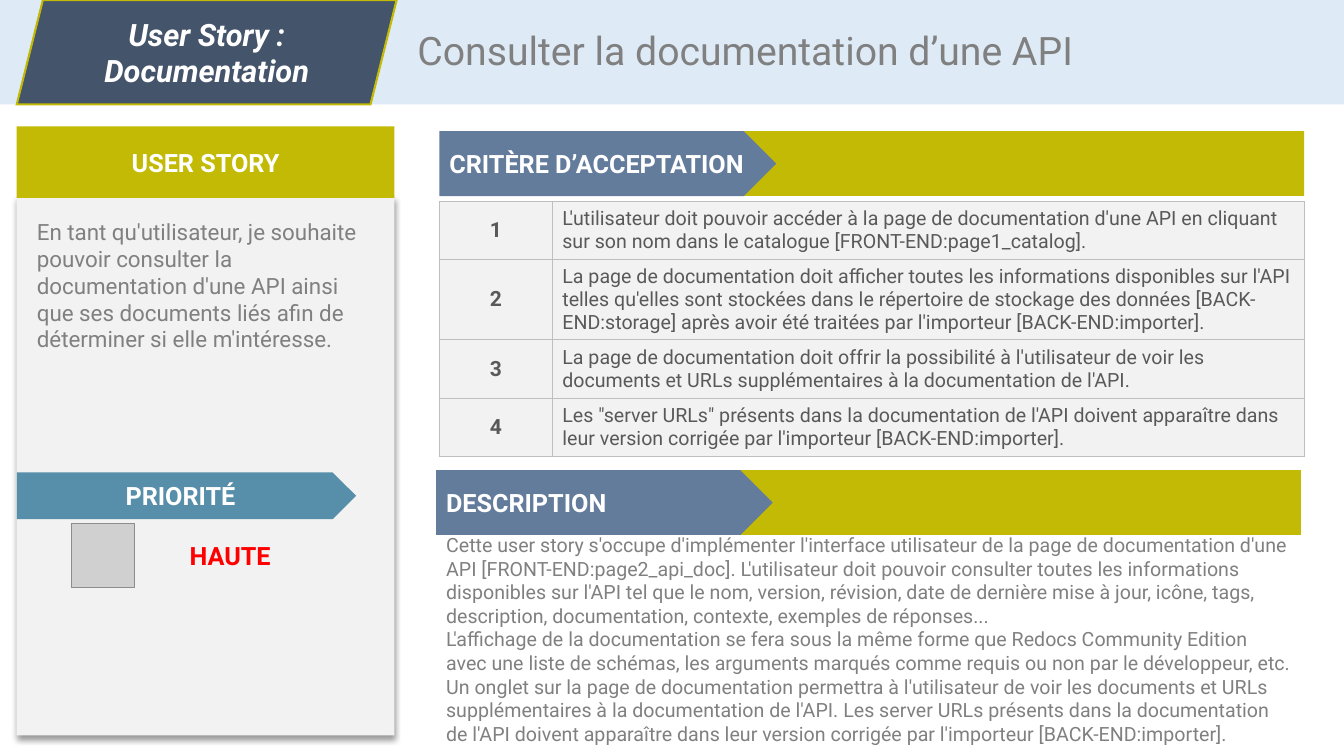
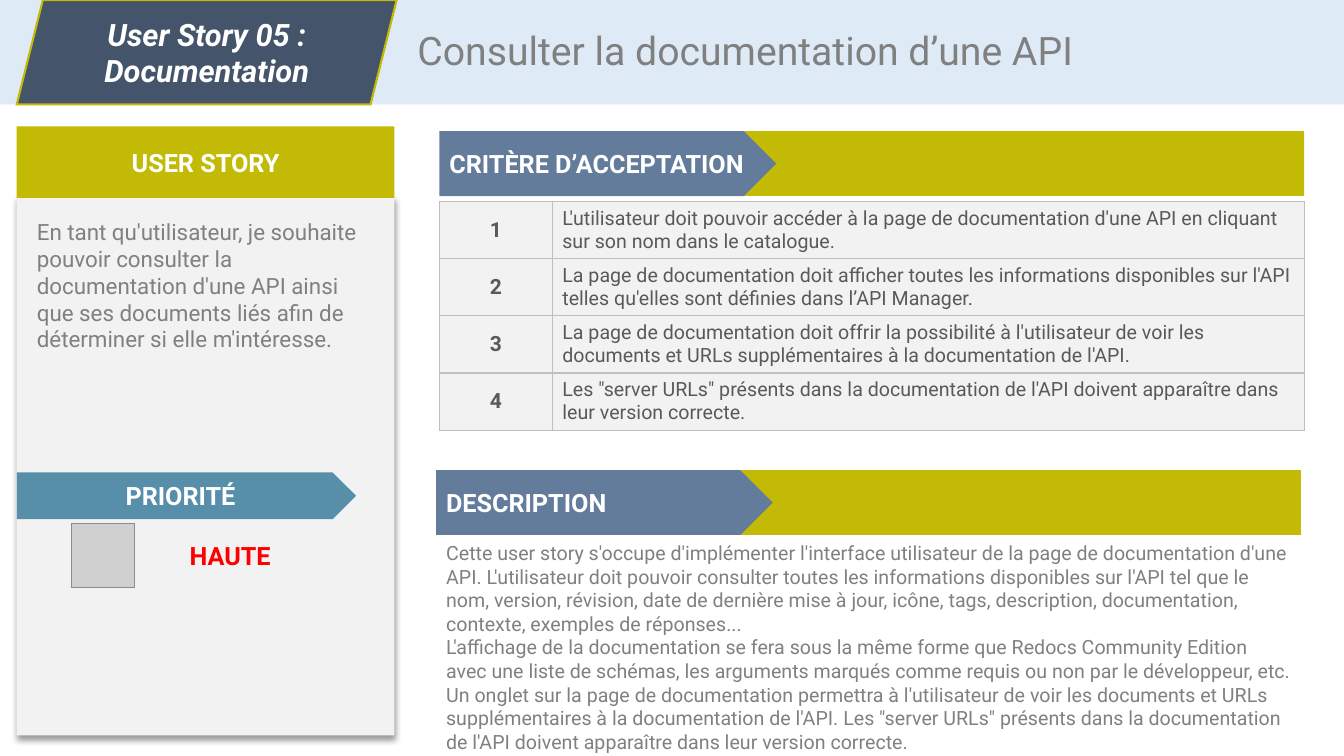
Before and after one commit to CC4K/api-catalog-development, a slide deck: slide 5 of reports/user-stories/user-stories.odp. Drawn at 1344x756 pixels with LibreOffice and Linux fonts; fonts in the diff are those of the drawing; grey boxes stand for pictures. Boxes give left, top, right and bottom in pixels: in the first picture for what was removed or moved away, otherwise in the second. Text is boxed around its words. In the diff, an @@ line names an element or a change of style, - is before the commit and + after.

Commit message:
Cahier des charges 85% terminé
Importé user stories propres
Exigences fonctionnelles et techniques avec MoSCoW
Glossaire

```diff
--- a/reports/user-stories/user-stories.odp
+++ b/reports/user-stories/user-stories.odp
@@ text in parallelogram at (x1=107, y1=24, x2=290, y2=53): text changed @@
-User Story :
+User Story 05 :
@@ table at (x1=439, y1=201, x2=1304, y2=430) @@
-row 1, column 2: L'utilisateur doit pouvoir accéder à la page de documentation d'une API en cliquant sur son nom dans le catalogue [FRONT-END:page1_catalog].
+row 1, column 2: L'utilisateur doit pouvoir accéder à la page de documentation d'une API en cliquant sur son nom dans le catalogue.
-row 2, column 2: La page de documentation doit afficher toutes les informations disponibles sur l'API telles qu'elles sont stockées dans le répertoire de stockage des données [BACK-END:storage] après avoir été traitées par l'importeur [BACK-END:importer].
+row 2, column 2: La page de documentation doit afficher toutes les informations disponibles sur l'API telles qu'elles sont définies dans l’API Manager.
@@ row 4, column 2: "Les "server URLs" présents dans la documentation de l'API doivent apparaître dans leur version corrigée par l'importeur [BACK-END:importer]." to "Les "server URLs" présents dans la documentation de l'API doivent apparaître dans leur version correcte." @@
@@ text at (x1=446, y1=545, x2=1290, y2=753): text changed @@
-Cette user story s'occupe d'implémenter l'interface utilisateur de la page de documentation d'une API [FRONT-END:page2_api_doc]. L'utilisateur doit pouvoir consulter toutes les informations disponibles sur l'API tel que le nom, version, révision, date de dernière mise à jour, icône, tags, description, documentation, contexte, exemples de réponses...
-L'affichage de la documentation se fera sous la même forme que Redocs Community Edition avec une liste de schémas, les arguments marqués comme requis ou non par le développeur, etc. Un onglet sur la page de documentation permettra à l'utilisateur de voir les documents et URLs supplémentaires à la documentation de l'API. Les server URLs présents dans la documentation de l'API doivent apparaître dans leur version corrigée par l'importeur [BACK-END:importer].
+Cette user story s'occupe d'implémenter l'interface utilisateur de la page de documentation d'une API. L'utilisateur doit pouvoir consulter toutes les informations disponibles sur l'API tel que le nom, version, révision, date de dernière mise à jour, icône, tags, description, documentation, contexte, exemples de réponses...
+L'affichage de la documentation se fera sous la même forme que Redocs Community Edition avec une liste de schémas, les arguments marqués comme requis ou non par le développeur, etc. Un onglet sur la page de documentation permettra à l'utilisateur de voir les documents et URLs supplémentaires à la documentation de l'API. Les "server URLs" présents dans la documentation de l'API doivent apparaître dans leur version correcte.
```
Also in this commit, not shown: 14 other slides changed, 1 slide added, 26 other files.
